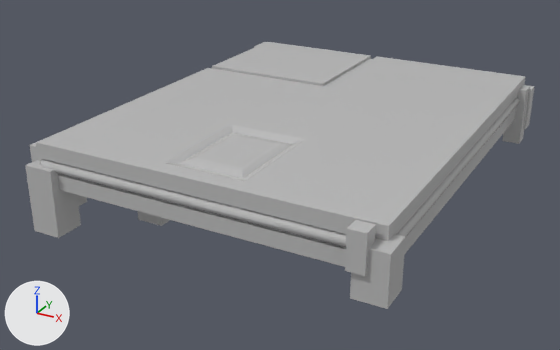
Before and after pictures for a commit that changed the FBX model Assets/Models/Environnement/HOLD_Asset/OBJ_Platform_3.fbx.
Camera for both pictures: a 50 mm camera at (7.98, -16.01, 6.0) aimed at (-0.49, -0.61, -1.7). Arrows for +X, +Y and +Z are at lower left; the lights stay in place. Where no turn or scale is listed for an object, it has been applied to the vertices.

In view in the first picture: 'OBJ_Platform_2'.
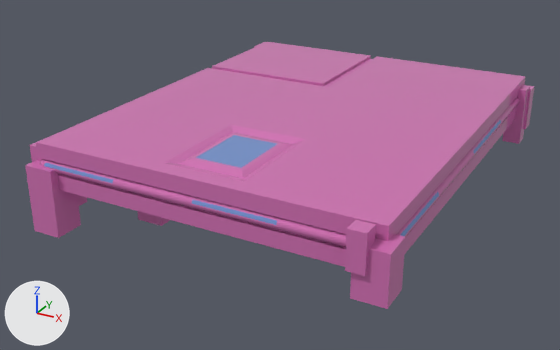
Where the newer file only moved an object's origin or applied its transform, the numbers keep the older frame.

The edits, one by one:
Material 'Emissive' (mat_emissive) is new.
Its base color is (0.165, 0.282, 0.612) (blue #7191cd).
Its roughness is 0.0.
Material 'Base' (mat_base) is new.
Its base color is (0.635, 0.165, 0.451) (pink #d171b3).
Its roughness is 0.0.
me_mesh has 508 vertices, 435 faces and spans x -4.37..4.24, y -5.49..5.26, z -2.39..0.04.
me_mesh is used by ob_obj_platform_2; location (0.0, 0.0, 0.0).
me_mesh part 1: 418 of the faces centred in x -4.37..4.24, y -5.49..5.26, z -2.39..0.04 switch from mat_1_seule_map (grey #bcbcbc) to mat_base (pink #d171b3).
me_mesh part 2: 9 of the faces centred in x -4.05..4.05, y -5.05..-1.2, z -0.46..0.0 switch from mat_1_seule_map (grey #bcbcbc) to mat_emissive (blue #7191cd).
me_mesh part 3: 2 of the faces centred in x 4.03..4.05, y 1.2, z -0.46..-0.43 switch from mat_1_seule_map (grey #bcbcbc) to mat_emissive (blue #7191cd).

What differs and where, as boxes [x1, y1, x2, y2] in the pictures (560 x 350 px):
part 1 of me_mesh, recoloured (grey to pink): [25, 42, 535, 309] in both
part 2 of me_mesh, recoloured (grey to blue): [44, 135, 439, 236] in both
part 3 of me_mesh, recoloured: [473, 120, 501, 154] in both
